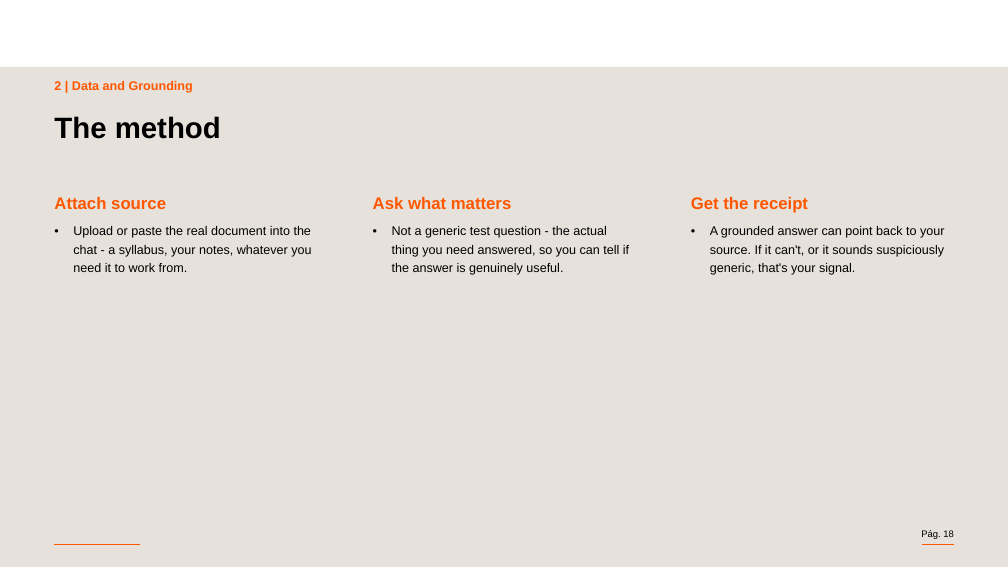
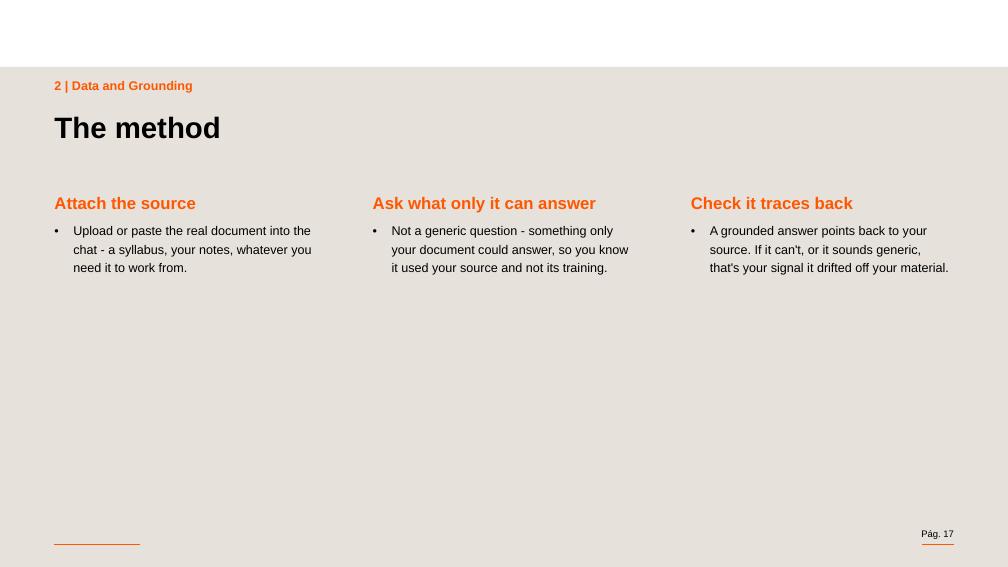
Before and after one commit to aguazz/search-processing-use-of-information, a slide deck: slide 17 of 01-Content/Topic 3 - AI and Prompt Engineering/AI and Prompt Engineering.pptx (slide 18 before the commit). Drawn at 1008x567 pixels with LibreOffice and Linux fonts; fonts in the diff are those of the drawing; background and template pictures are left out. Boxes give left, top, right and bottom in pixels: in the first picture for what was removed or moved away, otherwise in the second. Text is boxed around its words. In the diff, an @@ line names an element or a change of style, - is before the commit and + after.

```diff
--- a/01-Content/Topic 3 - AI and Prompt Engineering/AI and Prompt Engineering.pptx
+++ b/01-Content/Topic 3 - AI and Prompt Engineering/AI and Prompt Engineering.pptx
@@ text at (54, 197, 196, 209): text changed @@
-Attach source
+Attach the source
@@ text at (373, 197, 596, 213): text changed @@
-Ask what matters
+Ask what only it can answer
@@ text at (691, 197, 853, 209): text changed @@
-Get the receipt
+Check it traces back
@@ text at (392, 226, 628, 275): text changed @@
-• Not a generic test question - the actual thing you need answered, so you can tell if the answer is genuinely useful.
+• Not a generic question - something only your document could answer, so you know it used your source and not its training.
@@ text at (710, 226, 949, 275): text changed @@
-• A grounded answer can point back to your source. If it can't, or it sounds suspiciously generic, that's your signal.
+• A grounded answer points back to your source. If it can't, or it sounds generic, that's your signal it drifted off your material.
@@ page number at (921, 530, 954, 539): text changed @@
-Pág. 18
+Pág. 17
```
Also in this commit, not shown: 24 other slides changed, 2 slides removed, 1 other file.
